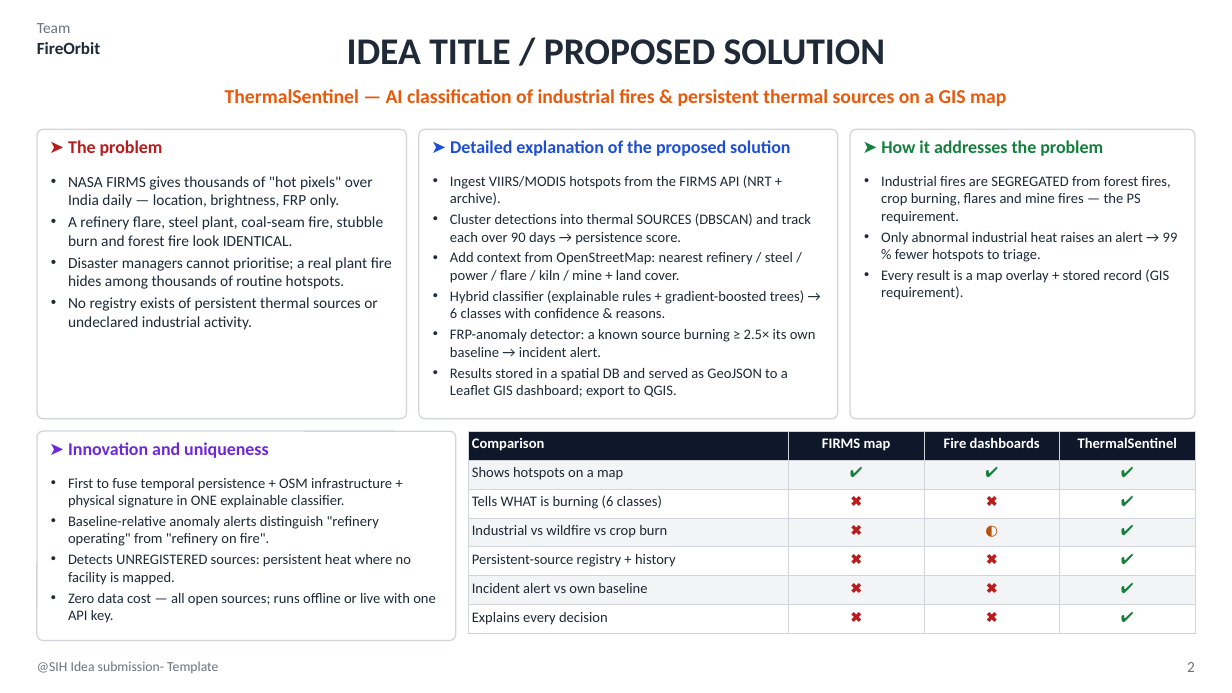
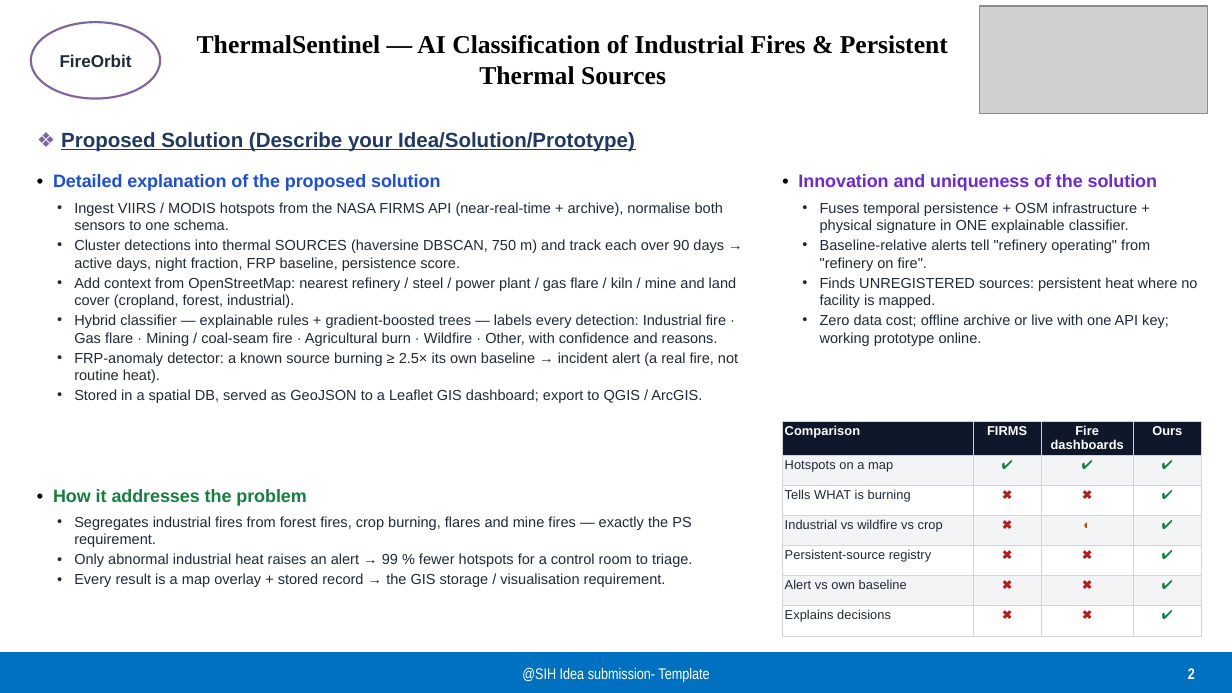
Before and after one commit to rahulskandagal/thermal-sentinel, a slide deck: slide 2 of docs/SIH26162_ThermalSentinel_Idea_extended.pptx. Drawn at 1232x693 pixels with LibreOffice and Linux fonts; fonts in the diff are those of the drawing; grey boxes stand for pictures. Boxes give left, top, right and bottom in pixels: in the first picture for what was removed or moved away, otherwise in the second. Text is boxed around its words. In the diff, an @@ line names an element or a change of style, - is before the commit and + after.

```diff
--- a/docs/SIH26162_ThermalSentinel_Idea_extended.pptx
+++ b/docs/SIH26162_ThermalSentinel_Idea_extended.pptx
@@ ellipse added at bbox=[31, 22, 160, 99], fill #FFFFFF, outline #8064A2 1.25 pt @@
@@ picture added at bbox=[979, 6, 1207, 113] @@
@@ text at bbox=[60, 54, 132, 67]: text changed; font Calibri to Arial @@
-Team
-FireOrbit
+FireOrbit
@@ text at bbox=[197, 35, 948, 85]: text changed; size 11.5 to 15 pt; font Calibri to Times New Roman; text colour #E8590C to #000000 @@
-ThermalSentinel — AI classification of industrial fires & persistent thermal sources on a GIS map
+ThermalSentinel — AI Classification of Industrial Fires & Persistent Thermal Sources
@@ text removed at bbox=[347, 39, 885, 65] @@
-IDEA TITLE / PROPOSED SOLUTION
@@ rounded rectangle removed at bbox=[37, 129, 407, 419] @@
@@ text added at bbox=[61, 132, 635, 152], 12 pt, text #1F3864, bold, underline @@
+❖ Proposed Solution (Describe your Idea/Solution/Prototype)
@@ text removed at bbox=[68, 140, 163, 156] @@
-➤ The problem
@@ rounded rectangle removed at bbox=[419, 129, 838, 419] @@
@@ rounded rectangle removed at bbox=[850, 129, 1195, 419] @@
@@ text at bbox=[53, 174, 440, 191]: text changed; font Calibri to Arial @@
-➤ Detailed explanation of the proposed solution
+• Detailed explanation of the proposed solution
@@ text removed at bbox=[68, 176, 392, 330] @@
-• NASA FIRMS gives thousands of "hot pixels" over India daily — location, brightness, FRP only.
-• A refinery flare, steel plant, coal-seam fire, stubble burn and forest fire look IDENTICAL.
-• Disaster managers cannot prioritise; a real plant fire hides among thousands of routine hotspots.
-• No registry exists of persistent thermal sources or undeclared industrial activity.
@@ vertical alignment top to middle in 5 elements at bbox=[53, 174, 440, 191], bbox=[53, 489, 306, 506], bbox=[197, 35, 948, 85], bbox=[60, 54, 132, 67], bbox=[798, 174, 1157, 191] @@
@@ text at bbox=[798, 174, 1157, 191]: text changed; font Calibri to Arial @@
-➤ Innovation and uniqueness
+• Innovation and uniqueness of the solution
@@ text at bbox=[74, 202, 738, 403]: text changed; font Calibri to Arial @@
-• Ingest VIIRS/MODIS hotspots from the FIRMS API (NRT + archive).
-• Cluster detections into thermal SOURCES (DBSCAN) and track each over 90 days → persistence score.
-• Add context from OpenStreetMap: nearest refinery / steel / power / flare / kiln / mine + land cover.
-• Hybrid classifier (explainable rules + gradient-boosted trees) → 6 classes with confidence & reasons.
-• FRP-anomaly detector: a known source burning ≥ 2.5× its own baseline → incident alert.
-• Results stored in a spatial DB and served as GeoJSON to a Leaflet GIS dashboard; export to QGIS.
+• Ingest VIIRS / MODIS hotspots from the NASA FIRMS API (near-real-time + archive), normalise both sensors to one schema.
+• Cluster detections into thermal SOURCES (haversine DBSCAN, 750 m) and track each over 90 days → active days, night fraction, FRP baseline, persistence score.
+• Add context from OpenStreetMap: nearest refinery / steel / power plant / gas flare / kiln / mine and land cover (cropland, forest, industrial).
+• Hybrid classifier — explainable rules + gradient-boosted trees — labels every detection: Industrial fire · Gas flare · Mining / coal-seam fire · Agricultural burn · Wildfire · Other, with confidence and reasons.
+• FRP-anomaly detector: a known source burning ≥ 2.5× its own baseline → incident alert (a real fire, not routine heat).
+• Stored in a spatial DB, served as GeoJSON to a Leaflet GIS dashboard; export to QGIS / ArcGIS.
@@ text at bbox=[820, 202, 1197, 346]: text changed; font Calibri to Arial @@
-• Industrial fires are SEGREGATED from forest fires, crop burning, flares and mine fires — the PS requirement.
-• Only abnormal industrial heat raises an alert → 99 % fewer hotspots to triage.
-• Every result is a map overlay + stored record (GIS requirement).
+• Fuses temporal persistence + OSM infrastructure + physical signature in ONE explainable classifier.
+• Baseline-relative alerts tell "refinery operating" from "refinery on fire".
+• Finds UNREGISTERED sources: persistent heat where no facility is mapped.
+• Zero data cost; offline archive or live with one API key; working prototype online.
@@ rounded rectangle removed at bbox=[37, 431, 456, 641] @@
@@ table at bbox=[782, 421, 1201, 626] @@
-row 1, column 2: FIRMS map
+row 1, column 2: FIRMS
-row 1, column 4: ThermalSentinel
+row 1, column 4: Ours
-row 2, column 1: Shows hotspots on a map
+row 2, column 1: Hotspots on a map
-row 3, column 1: Tells WHAT is burning (6 classes)
+row 3, column 1: Tells WHAT is burning
-row 4, column 1: Industrial vs wildfire vs crop burn
+row 4, column 1: Industrial vs wildfire vs crop
-row 5, column 1: Persistent-source registry + history
+row 5, column 1: Persistent-source registry
-row 6, column 1: Incident alert vs own baseline
+row 6, column 1: Alert vs own baseline
-row 7, column 1: Explains every decision
+row 7, column 1: Explains decisions
@@ size 8.5 to 7.5 pt, font Calibri to Arial in "Comparison", "Fire dashboards", "✔", "✔" and 16 more places @@
@@ table: place and size @@
-table at bbox=[468, 431, 1195, 629]
+table at bbox=[782, 421, 1201, 626]
@@ text removed at bbox=[68, 478, 436, 623] @@
-• First to fuse temporal persistence + OSM infrastructure + physical signature in ONE explainable classifier.
-• Baseline-relative anomaly alerts distinguish "refinery operating" from "refinery on fire".
-• Detects UNREGISTERED sources: persistent heat where no facility is mapped.
-• Zero data cost — all open sources; runs offline or live with one API key.
@@ text at bbox=[53, 489, 306, 506]: text changed; font Calibri to Arial @@
-➤ How it addresses the problem
+• How it addresses the problem
@@ text added at bbox=[74, 516, 692, 587], 8.5 pt, text #1F2937 @@
+• Segregates industrial fires from forest fires, crop burning, flares and mine fires — exactly the PS requirement.
+• Only abnormal industrial heat raises an alert → 99 % fewer hotspots for a control room to triage.
+• Every result is a map overlay + stored record → the GIS storage / visualisation requirement.
@@ text "@SIH Idea submission- Template": place and size @@
-text "@SIH Idea submission- Template" at bbox=[37, 661, 218, 673]
+text "@SIH Idea submission- Template" at bbox=[522, 667, 709, 682]
@@ text "@SIH Idea submission- Template" at bbox=[522, 667, 709, 682]: size 8 to 9 pt, font Calibri to Arial Narrow, text colour #6B7280 to #FFFFFF; alignment left to centre @@
@@ rectangle added at bbox=[0, 653, 1232, 693], fill #0070C0, outline #0070C0 1 pt @@
@@ text "2" at bbox=[1188, 668, 1195, 679]: font Calibri to Arial Narrow, text colour #6B7280 to #FFFFFF, bold on @@
```
Also in this commit, not shown: 8 other slides changed, 11 other files.
